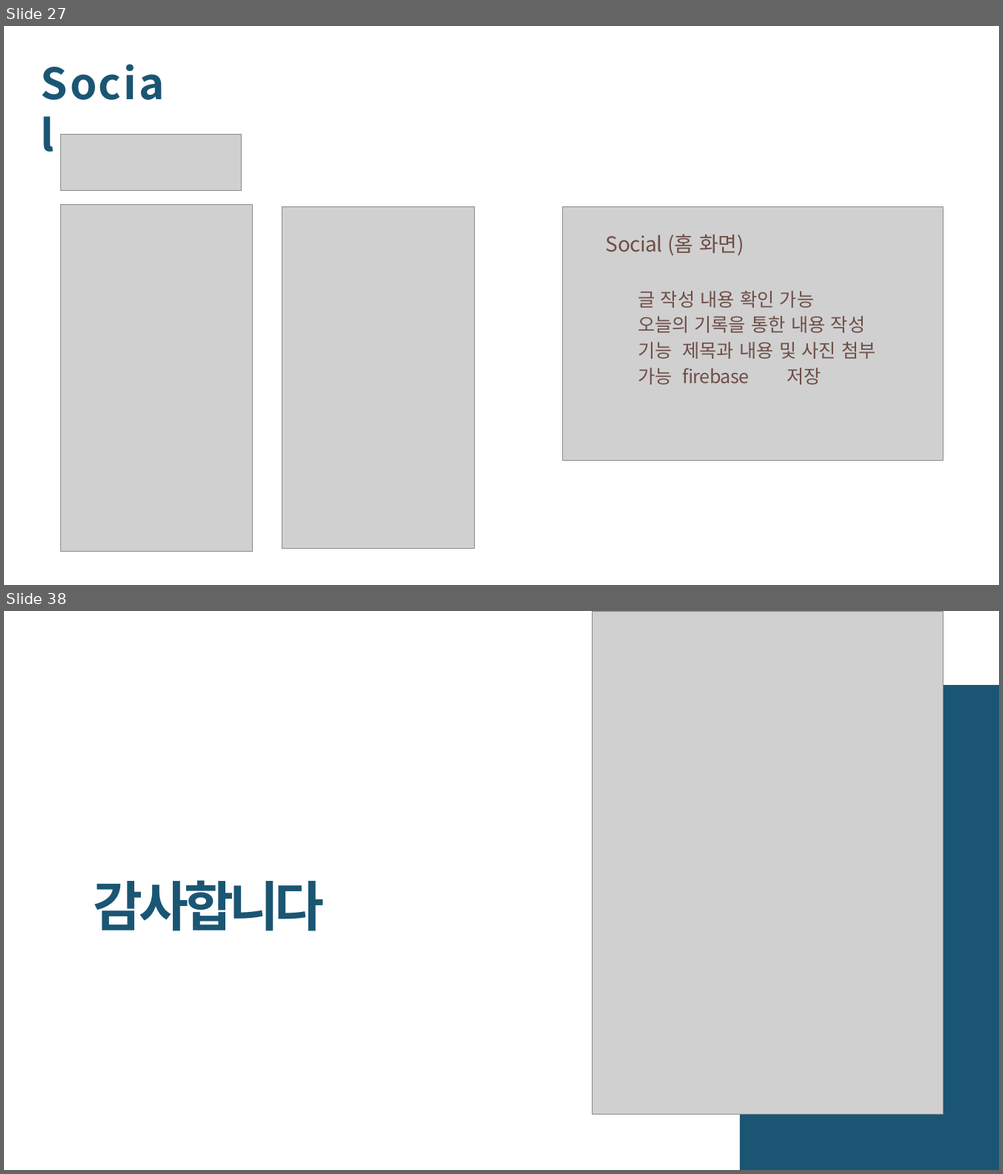
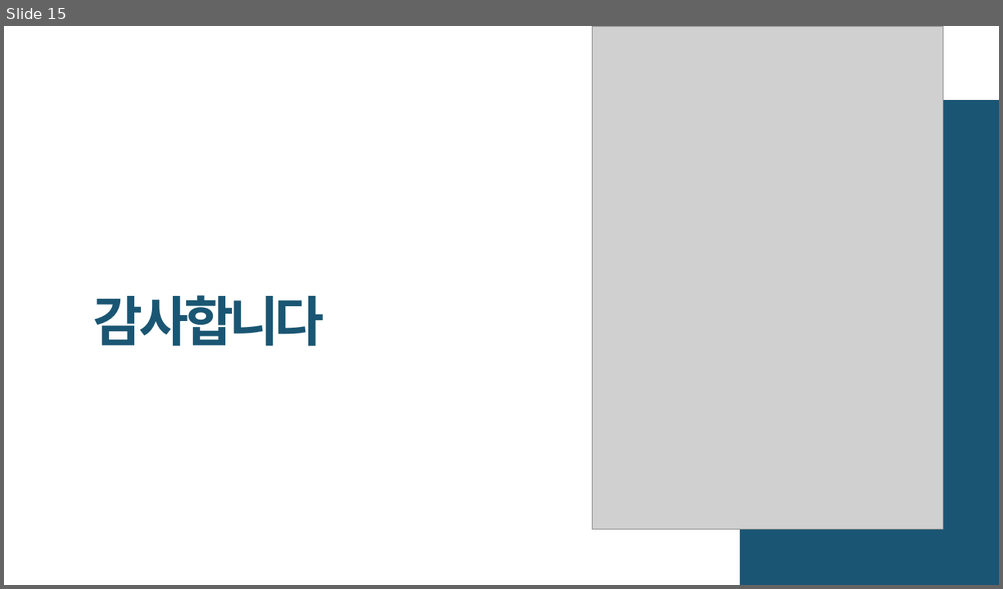
Before and after one commit to realsingeriu/FB9-todoList, a slide deck: 개발자 포트폴리오 - 배경태.pptx. Shown one above the other, each under a label of ours: slides 27 and 38 before the commit, slide 15 after it; the slides between them are not shown. The pictures are 1003x1174 and 1003x589 pixels, drawn with LibreOffice and Linux fonts; fonts in the diff are those of the drawing; grey boxes stand for pictures; background and template pictures are left out. Boxes give left, top, right and bottom in pixels: in the first picture for what was removed or moved away, otherwise in the second. Text is boxed around its words. In the diff, an @@ line names an element or a change of style, - is before the commit and + after.

```diff
--- a/개발자 포트폴리오 - 배경태.pptx
+++ b/개발자 포트폴리오 - 배경태.pptx
@@ slide 27 removed at [4,26,999,585], background #FFFFFF @@
@@ title removed at [40,56,174,109] @@
-Social
@@ picture removed at [61,134,242,190] @@
@@ picture removed at [61,205,252,551] @@
@@ picture removed at [282,207,473,548] @@
@@ picture removed at [563,207,943,460] @@
@@ text removed at [606,234,876,385] @@
-Social (홈 화면)
-글 작성 내용 확인 가능
-오늘의 기록을 통한 내용 작성 기능 제목과 내용 및 사진 첨부 가능 firebase 저장
@@ what was slide 38 is now slide 15 @@
```
Also in this commit, not shown: 8 slides changed, 2 slides added, 24 other slides removed, 5 other files.
